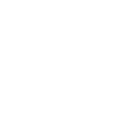
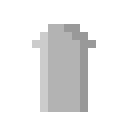
Two versions of the same layered image (128px x 128px). Layer-by-layer changes:
showed "body_set_blank_front", moved it above "body_set_blank_back" over [32, 24, 96, 112]
